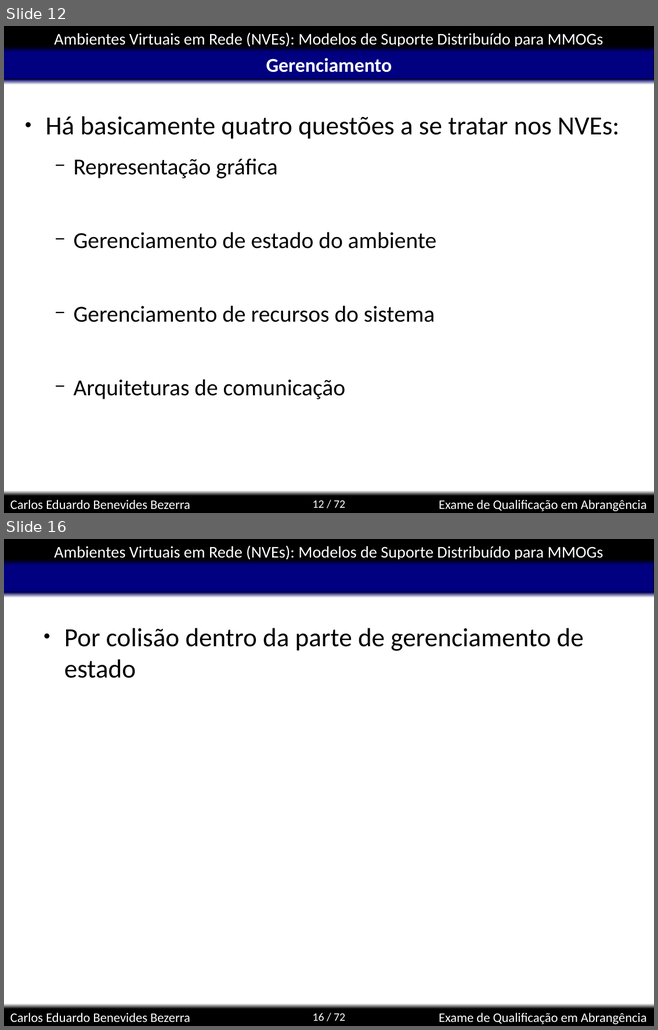
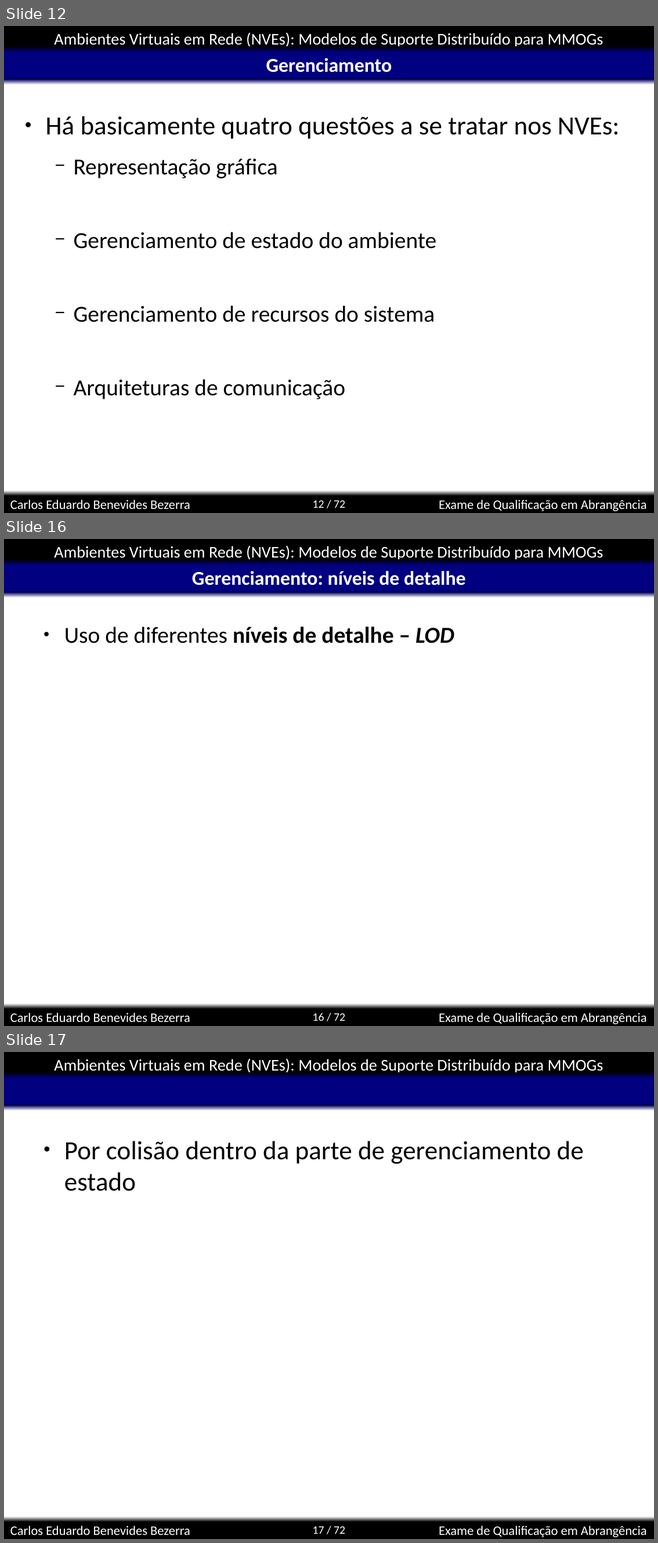
Before and after one commit to kdubezerra/kdubezerra, a slide deck: disciplinas/cmp600/app.ppt. Shown one above the other, each under a label of ours: slides 12 and 16 before the commit, slides 12, 16 and 17 after it; the slides between them are not shown. The pictures are 658x1030 and 658x1543 pixels, drawn with LibreOffice and Linux fonts; fonts in the diff are those of the drawing; background and template pictures are left out. Boxes give left, top, right and bottom in pixels: in the first picture for what was removed or moved away, otherwise in the second. Text is boxed around its words. In the diff, an @@ line names an element or a change of style, - is before the commit and + after.

```diff
--- a/disciplinas/cmp600/app.ppt
+++ b/disciplinas/cmp600/app.ppt
@@ slide 16 added at box(4, 539, 654, 1026), background #FFFFFF; not listed: 8 template elements that a slide beside it also shows @@
@@ title added at box(192, 571, 466, 585), 24 pt, text #FFFFFF, bold @@
+Gerenciamento: níveis de detalhe
@@ text added at box(64, 627, 454, 643), 28 pt, text #000000, bold @@
+● Uso de diferentes níveis de detalhe – LOD
@@ what was slide 16 is now slide 17 @@
@@ page number at box(313, 1526, 345, 1534): text changed @@
-16 / 72
+17 / 72
```
Also in this commit, not shown: 3 slides changed, 2 other files.
